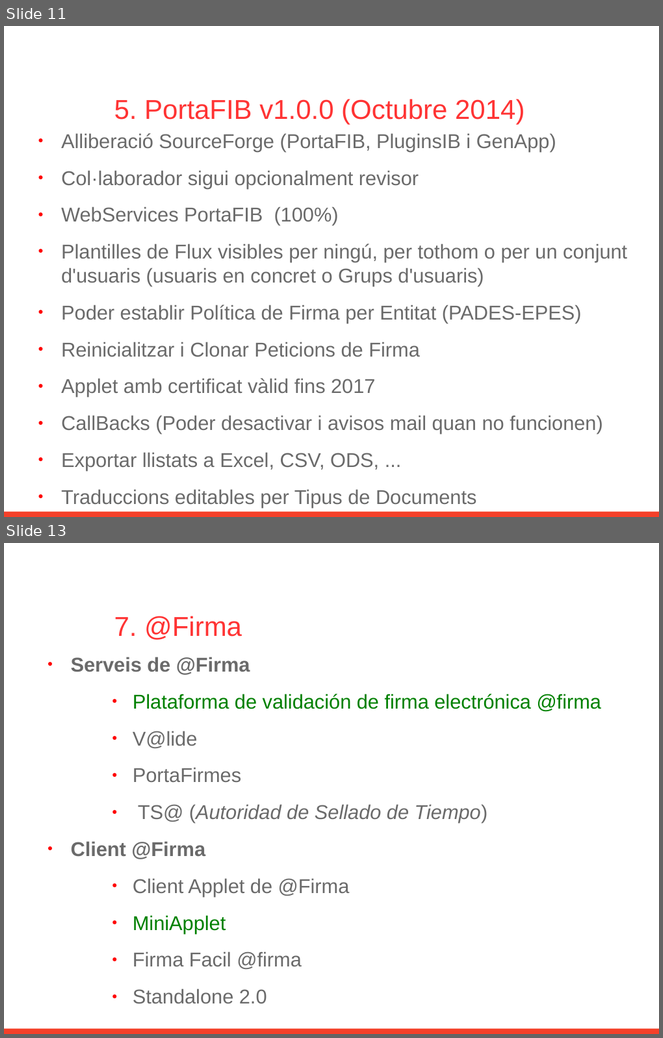
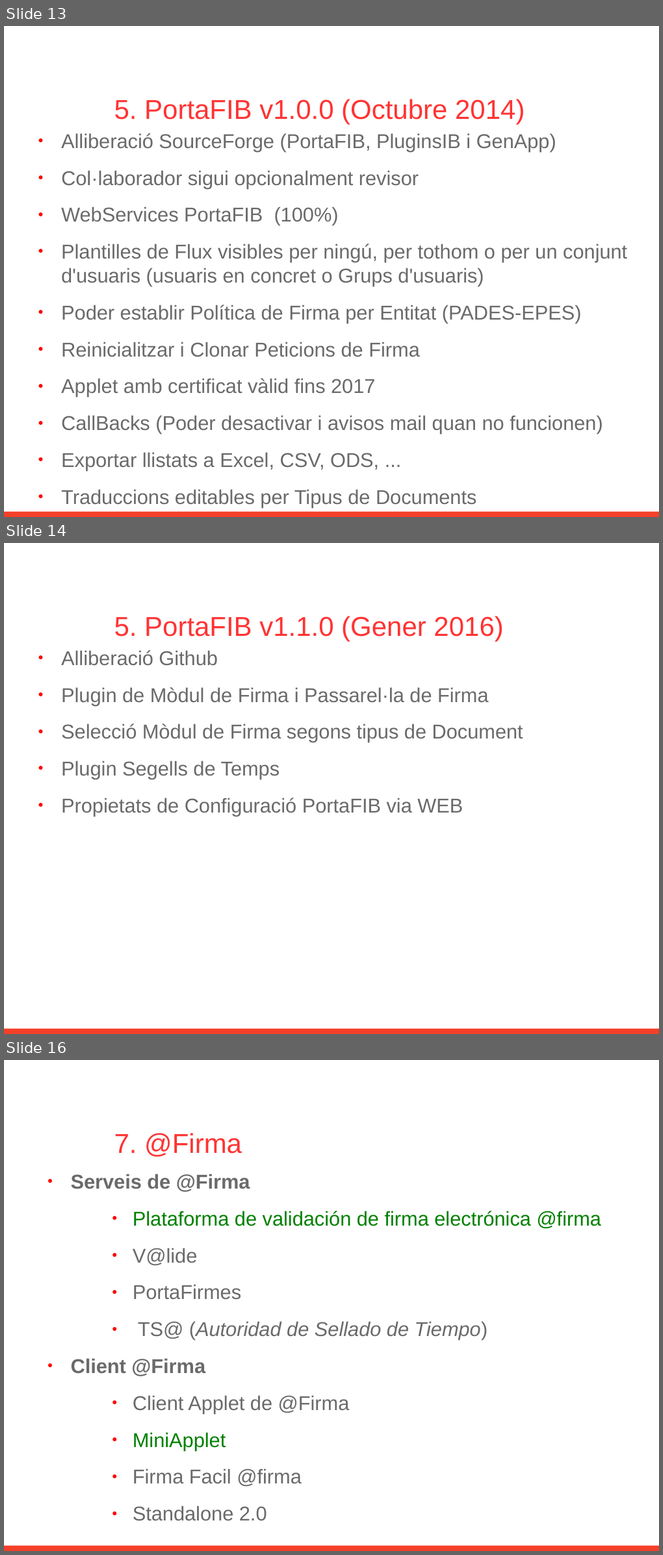
Before and after one commit to GovernIB/portafib, a slide deck: doc/Introduccio_Basica_PortaFIB.odp. Shown one above the other, each under a label of ours: slides 11 and 13 before the commit, slides 13, 14 and 16 after it; the slides between them are not shown. The pictures are 663x1038 and 663x1555 pixels, drawn with LibreOffice and Linux fonts; fonts in the diff are those of the drawing; background and template pictures are left out. Boxes give left, top, right and bottom in pixels: in the first picture for what was removed or moved away, otherwise in the second. Text is boxed around its words. In the diff, an @@ line names an element or a change of style, - is before the commit and + after.

Commit message:
Actualitzar Documentacio

```diff
--- a/doc/Introduccio_Basica_PortaFIB.odp
+++ b/doc/Introduccio_Basica_PortaFIB.odp
@@ slide 14 added at bbox=[4, 543, 659, 1034], background #FFFFFF; not listed: 1 template element that a slide beside it also shows @@
@@ title added at bbox=[146, 551, 649, 597], 26 pt, text #FFFFFF, bold @@
+PortaFIB
@@ text added at bbox=[114, 616, 503, 641], 30 pt, text #FF3333 @@
+5. PortaFIB v1.1.0 (Gener 2016)
@@ text added at bbox=[61, 650, 523, 817], 22 pt, text #6A6A6A @@
+● Alliberació Github
+● Plugin de Mòdul de Firma i Passarel·la de Firma
+● Selecció Mòdul de Firma segons tipus de Document
+● Plugin Segells de Temps
+● Propietats de Configuració PortaFIB via WEB
@@ what was slide 11 is now slide 13 @@
@@ what was slide 13 is now slide 16 @@
```
Also in this commit, not shown: 9 slides changed, 2 other slides added, 2 other files.
